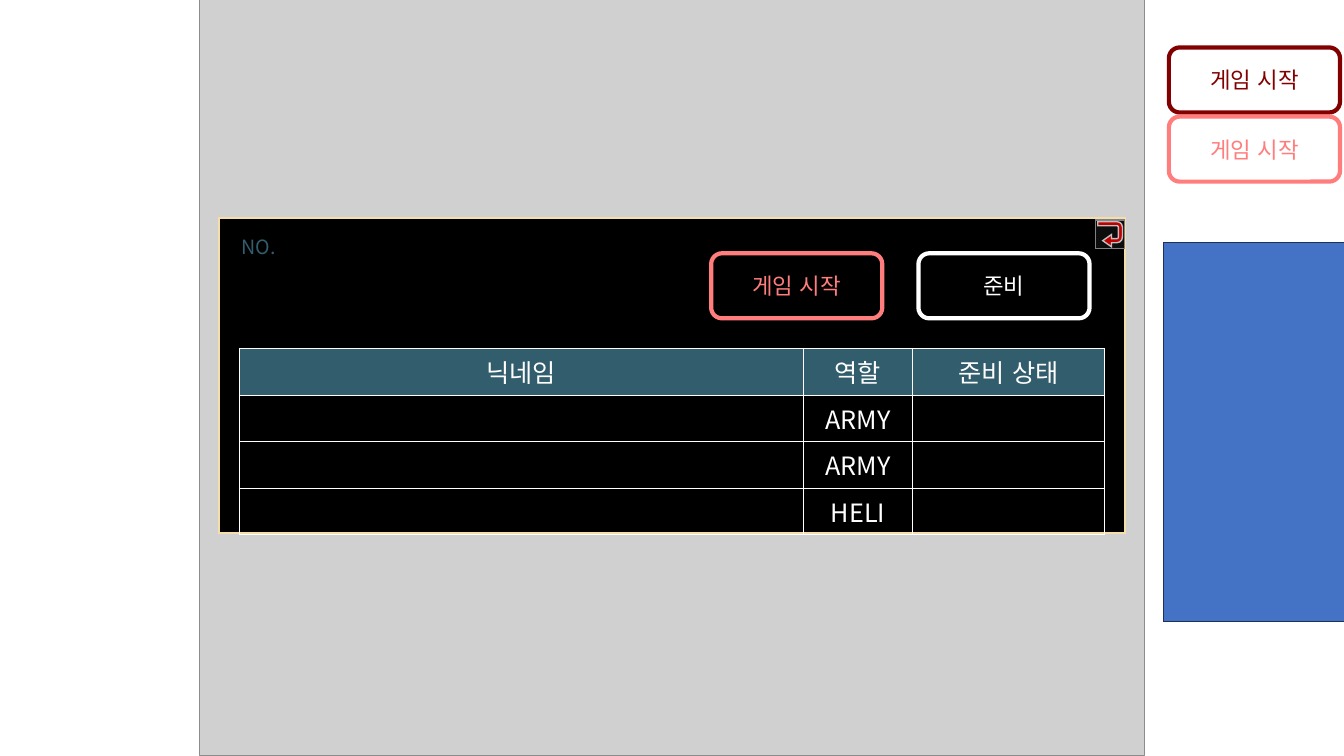
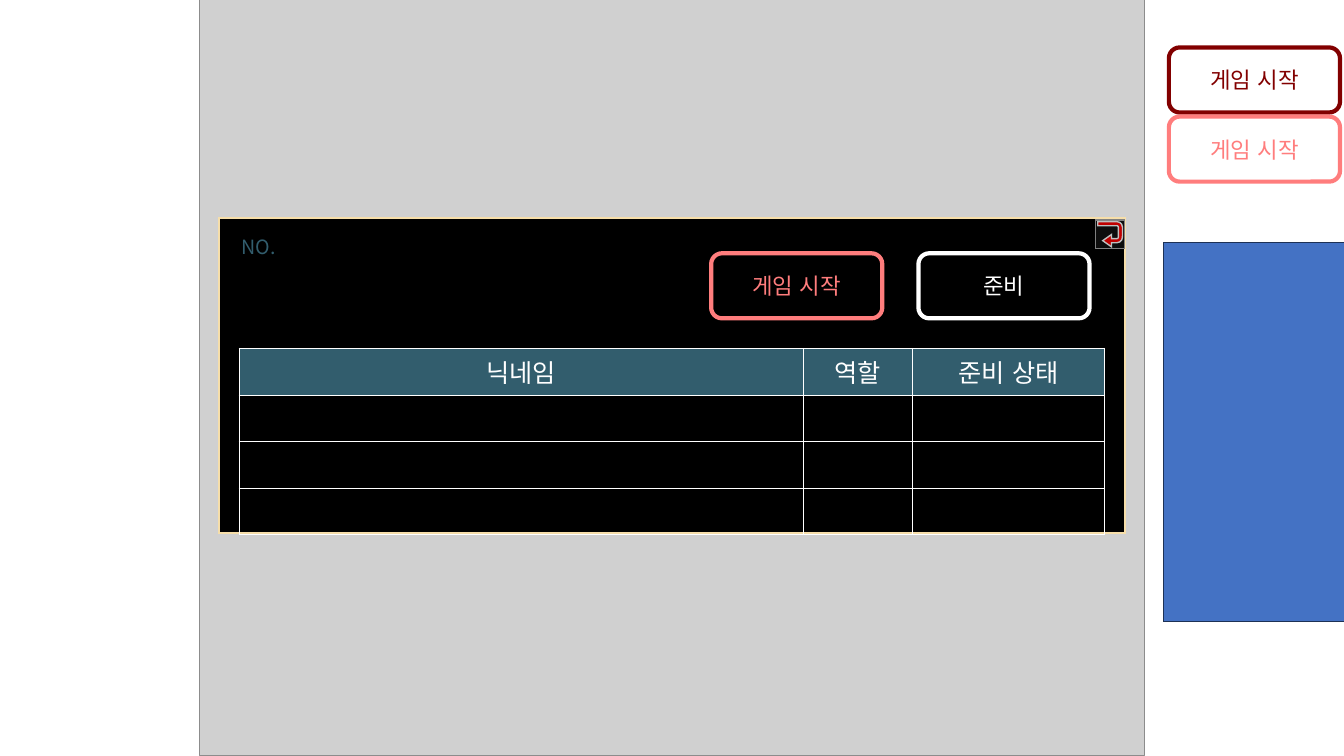
Before and after one commit to kiption/XD, a slide deck: slide 5 of Client/PvE/REVENGER/UI/XDUI/UI.pptx. Drawn at 1344x756 pixels with LibreOffice and Linux fonts; fonts in the diff are those of the drawing; grey boxes stand for pictures; background and template pictures are left out. Boxes give left, top, right and bottom in pixels: in the first picture for what was removed or moved away, otherwise in the second. Text is boxed around its words. In the diff, an @@ line names an element or a change of style, - is before the commit and + after.

```diff
--- a/Client/PvE/REVENGER/UI/XDUI/UI.pptx
+++ b/Client/PvE/REVENGER/UI/XDUI/UI.pptx
@@ table at (239, 349, 1105, 512) @@
-row 2, column 2: ARMY
+row 2, column 2: 
-row 3, column 2: ARMY
+row 3, column 2: 
-row 4, column 2: HELI
+row 4, column 2: 
```
Also in this commit, not shown: 6 other files.
